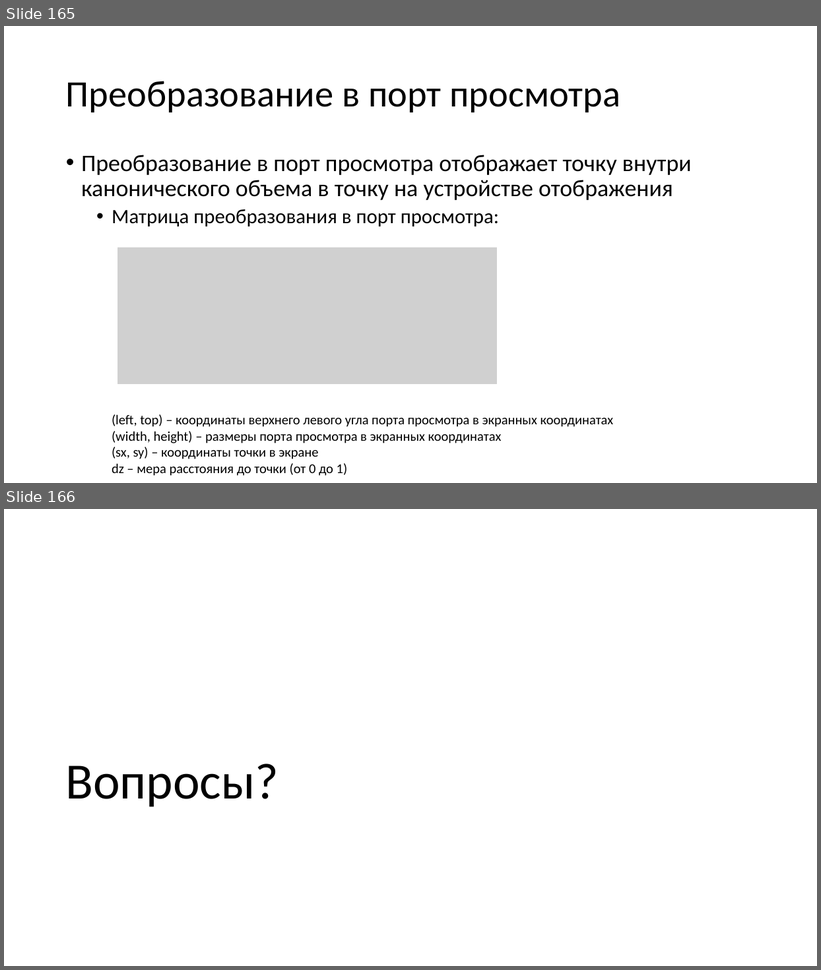
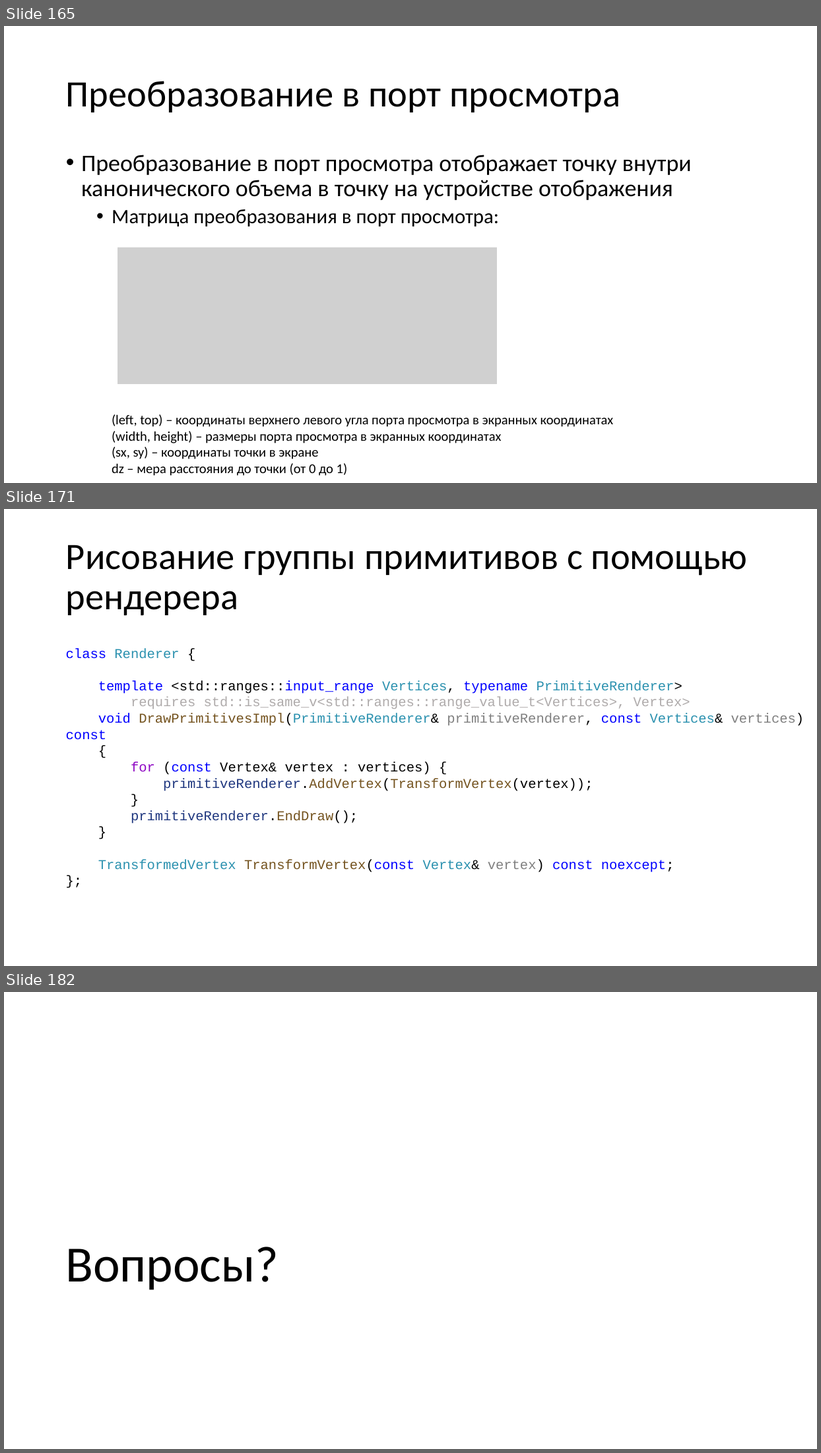
Before and after one commit to alexey-malov/cg-course, a slide deck: lectures/04/04 - Векторный анализ, трансформации и матрицы.pptx. Shown one above the other, each under a label of ours: slides 165 and 166 before the commit, slides 165, 171 and 182 after it; the slides between them are not shown. The pictures are 821x970 and 821x1453 pixels, drawn with LibreOffice and Linux fonts; fonts in the diff are those of the drawing; grey boxes stand for pictures. Boxes give left, top, right and bottom in pixels: in the first picture for what was removed or moved away, otherwise in the second. Text is boxed around its words. In the diff, an @@ line names an element or a change of style, - is before the commit and + after.

```diff
--- a/lectures/04/04 - Векторный анализ, трансформации и матрицы.pptx
+++ b/lectures/04/04 - Векторный анализ, трансформации и матрицы.pptx
@@ slide 171 added at box(4, 509, 817, 966), background #FFFFFF @@
@@ title added at box(66, 545, 748, 616), 44 pt, text #000000 @@
+Рисование группы примитивов с помощью рендерера
@@ text added at box(66, 648, 805, 873), 16 pt, text #2B91AF @@
+class Renderer {
+template <std::ranges::input_range Vertices, typename PrimitiveRenderer>
+requires std::is_same_v<std::ranges::range_value_t<Vertices>, Vertex>
+void DrawPrimitivesImpl(PrimitiveRenderer& primitiveRenderer, const Vertices& vertices) const
+{
+for (const Vertex& vertex : vertices) {
+primitiveRenderer.AddVertex(TransformVertex(vertex));
+}
+primitiveRenderer.EndDraw();
+}
+TransformedVertex TransformVertex(const Vertex& vertex) const noexcept;
+};
@@ what was slide 166 is now slide 182 @@
```
Also in this commit, not shown: 2 slides changed, 15 other slides added.
